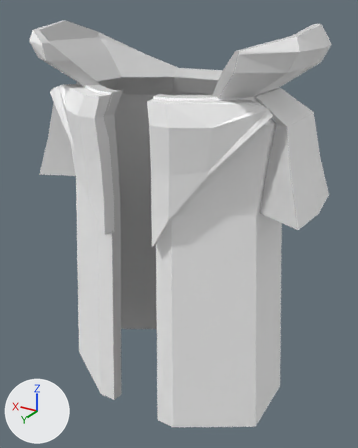
The OBJ model Models/person_thin_duster.obj, before and after one commit.
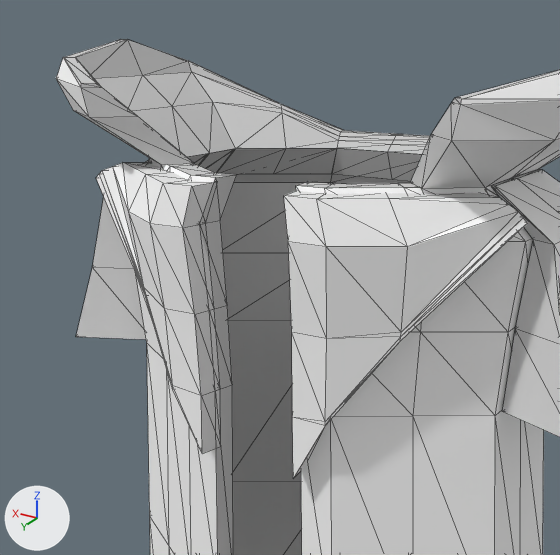
Each version appears first whole from a camera (50 mm lens) standing at (-0.505, 0.823, 0.828) and looking at (-0.011, -0.002, 0.416), and next in a close-up on the part from 0% to 81% of the width and 0% to 64% of the height. The lights are fixed; the arrows at lower left show +X, +Y and +Z. The last two pictures show the newer version. The close-ups show mesh edges as thin lines. Where no turn or scale is listed for an object, it has been applied to the vertices.

The first close-up shows 'person_thin_duster'.
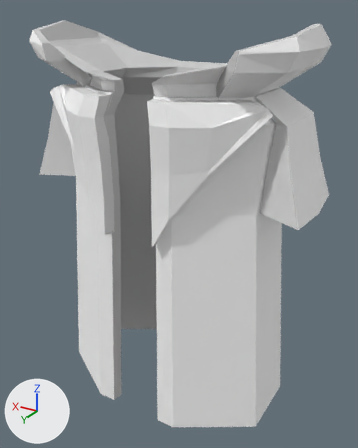
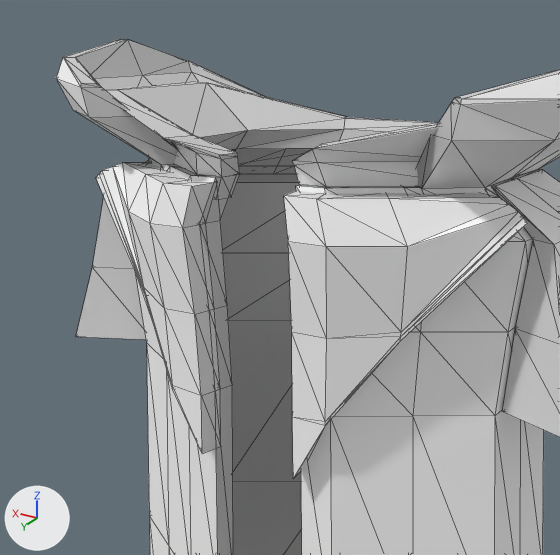
Where the change shows, as pixel boxes [x1, y1, x2, y2] in the close-ups (560 x 555 px):
part 1 of me_person_thin_duster, added
    after: [104, 82, 439, 200]

The change in detail:
me_person_thin_duster is used by ob_person_thin_duster; location (0.0, 0.0, 0.0).
me_person_thin_duster had 466 vertices, 912 faces and spanned x -0.299..0.299, y -0.163..0.167, z 0.032..0.81.
me_person_thin_duster now has 546 vertices, 1068 faces and spans x -0.299..0.299, y -0.163..0.167, z 0.032..0.81.
me_person_thin_duster part 1: a new loose piece of 80 vertices spanning x -0.232..0.232, y -0.137..0.161, z 0.68..0.765.
